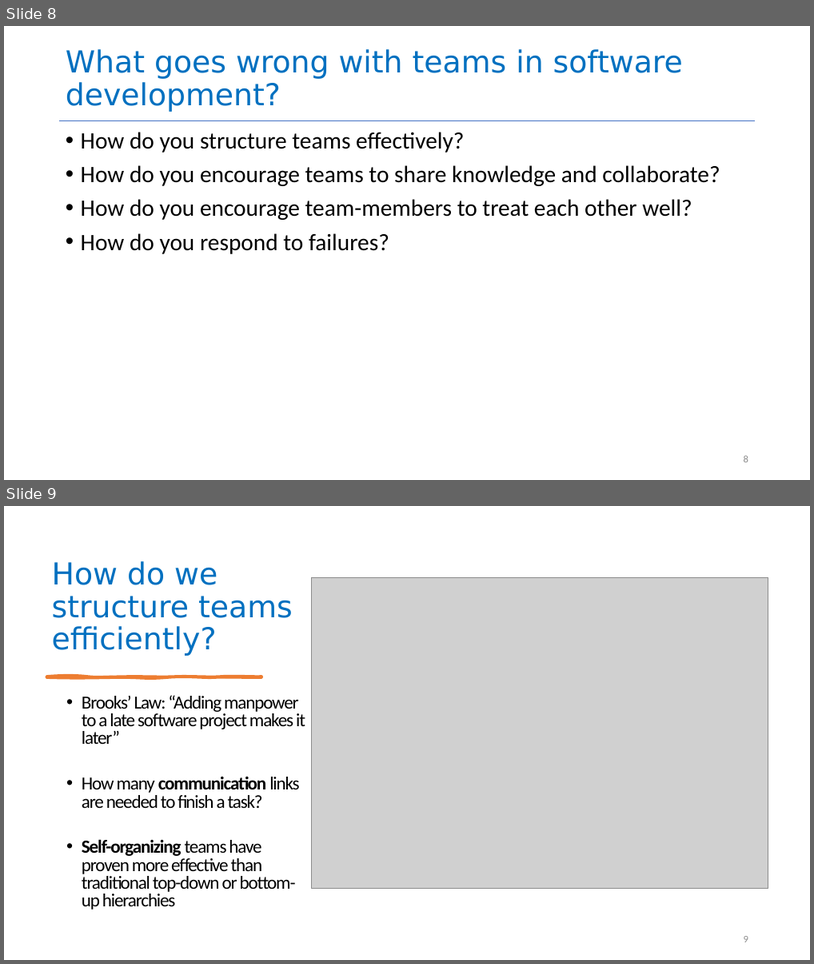
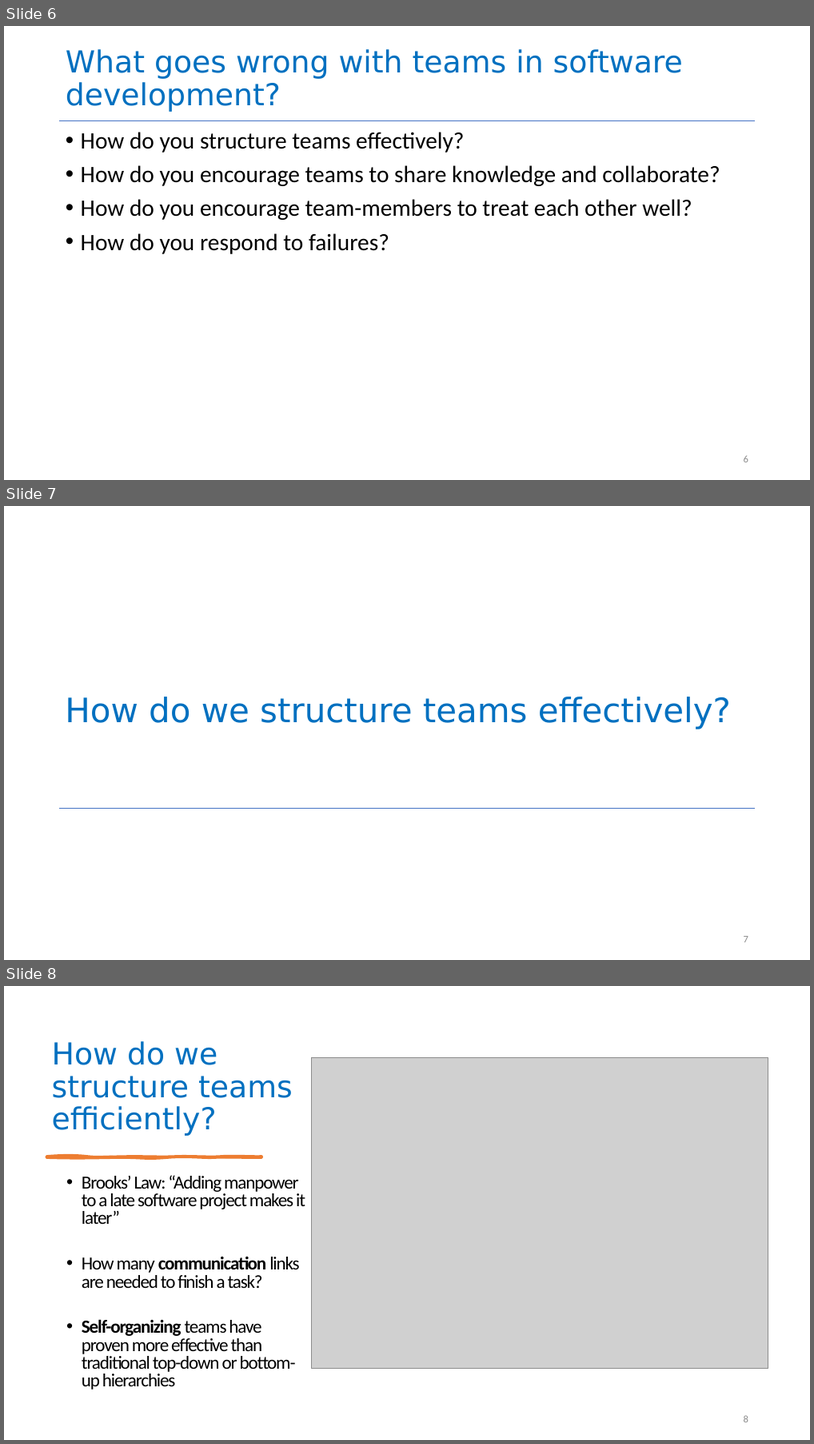
Before and after one commit to neu-se/CS4530-Fall-2026, a slide deck: Slides/Module 07.2 Teams.pptx. Shown one above the other, each under a label of ours: slides 8 and 9 before the commit, slides 6, 7 and 8 after it. The pictures are 814x964 and 814x1444 pixels, drawn with LibreOffice and Linux fonts; fonts in the diff are those of the drawing; grey boxes stand for pictures. Boxes give left, top, right and bottom in pixels: in the first picture for what was removed or moved away, otherwise in the second. Text is boxed around its words. In the diff, an @@ line names an element or a change of style, - is before the commit and + after.

```diff
--- a/Slides/Module 07.2 Teams.pptx
+++ b/Slides/Module 07.2 Teams.pptx
@@ slide 7 added at bbox=[4, 506, 810, 960], background #FFFFFF @@
@@ title added at bbox=[65, 696, 731, 729], 40 pt, text #0070C0 @@
+How do we structure teams effectively?
@@ line added from (59, 808) to (755, 808), #4472C4 0.5 pt @@
@@ page number added at bbox=[744, 936, 749, 942], 12 pt, text #8C8C8C @@
+7
@@ what was slide 8 is now slide 6 @@
@@ what was slide 9 is now slide 8 @@
```
Also in this commit, not shown: 13 slides changed, 2 other slides added, 3 slides removed, 6 other files.
